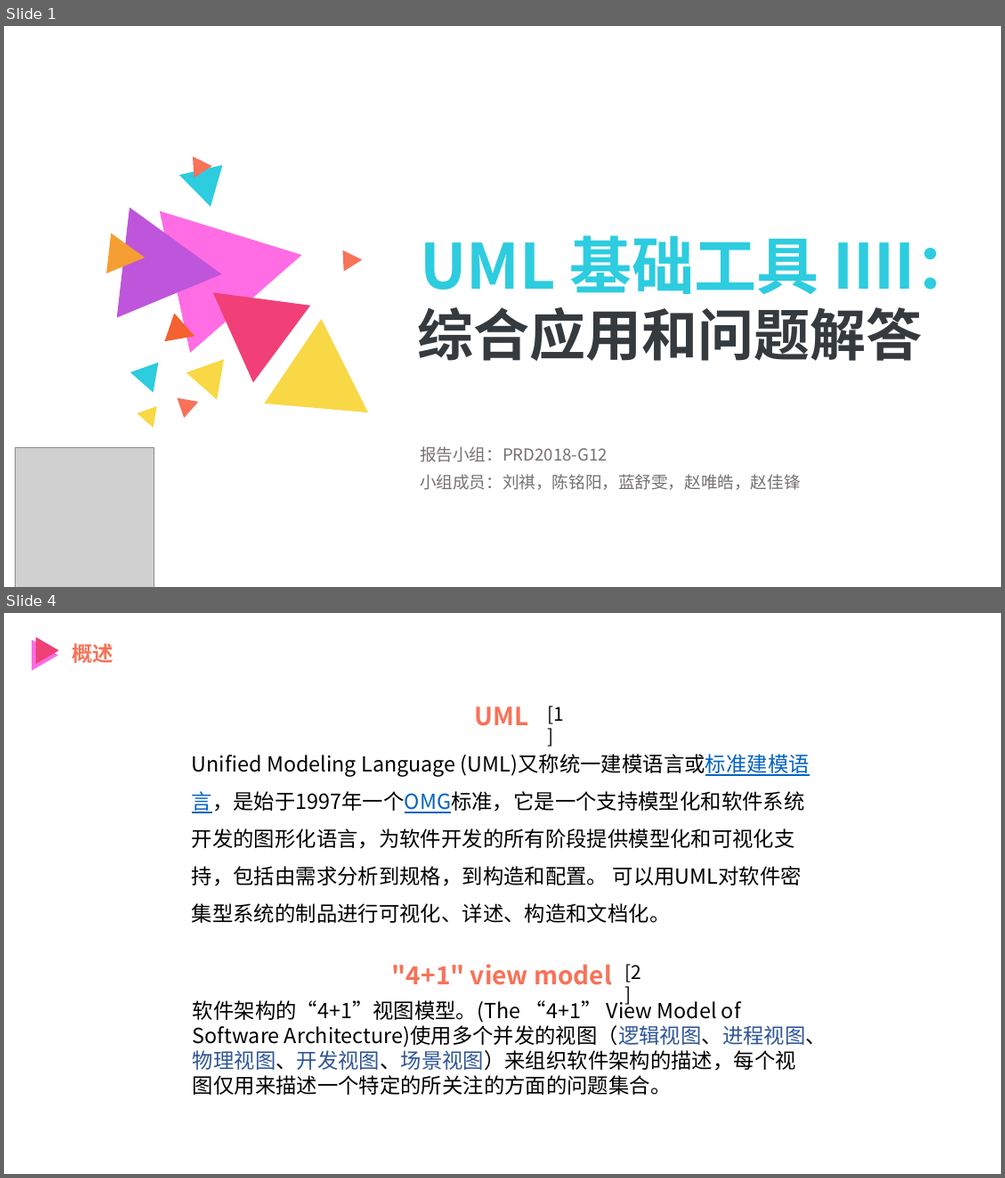
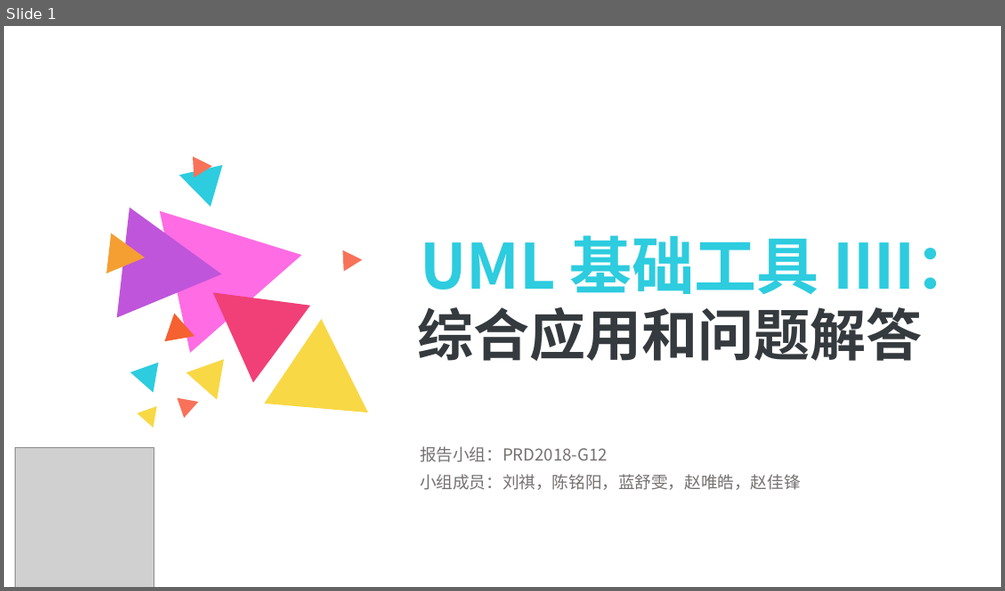
Before and after one commit to PRD2018-G12/SE-Education-Assistant-System, a slide deck: 非受控文档/UML翻转课堂/UML 基础 综合应用和问题解答.pptx. Shown one above the other, each under a label of ours: slides 1 and 4 before the commit, slide 1 after it; the slides between them are not shown. The pictures are 1005x1178 and 1005x591 pixels, drawn with LibreOffice and Linux fonts; fonts in the diff are those of the drawing; grey boxes stand for pictures. Boxes give left, top, right and bottom in pixels: in the first picture for what was removed or moved away, otherwise in the second. Text is boxed around its words. In the diff, an @@ line names an element or a change of style, - is before the commit and + after.

```diff
--- a/非受控文档/UML翻转课堂/UML 基础 综合应用和问题解答.pptx
+++ b/非受控文档/UML翻转课堂/UML 基础 综合应用和问题解答.pptx
@@ slide 4 removed at box(4, 613, 1001, 1174), background #FFFFFF @@
@@ triangle removed at box(36, 637, 59, 665) @@
@@ triangle removed at box(32, 640, 57, 671) @@
@@ text removed at box(72, 643, 113, 663) @@
-概述
@@ text removed at box(474, 706, 528, 726) @@
-UML
@@ text removed at box(547, 706, 564, 724) @@
-[1]
@@ text removed at box(192, 754, 809, 923) @@
-Unified Modeling Language (UML)又称统一建模语言或标准建模语言，是始于1997年一个OMG标准，它是一个支持模型化和软件系统开发的图形化语言，为软件开发的所有阶段提供模型化和可视化支持，包括由需求分析到规格，到构造和配置。 可以用UML对软件密集型系统的制品进行可视化、详述、构造和文档化。
@@ text removed at box(392, 964, 612, 985) @@
-"4+1" view model
@@ text removed at box(624, 964, 641, 982) @@
-[2]
@@ text removed at box(193, 997, 826, 1094) @@
-软件架构的“4+1”视图模型。(The “4+1” View Model of Software Architecture)使用多个并发的视图（逻辑视图、进程视图、物理视图、开发视图、场景视图）来组织软件架构的描述，每个视图仅用来描述一个特定的所关注的方面的问题集合。
```
Also in this commit, not shown: 11 slides changed, 18 slides added, 35 other slides removed, 1 other file.
